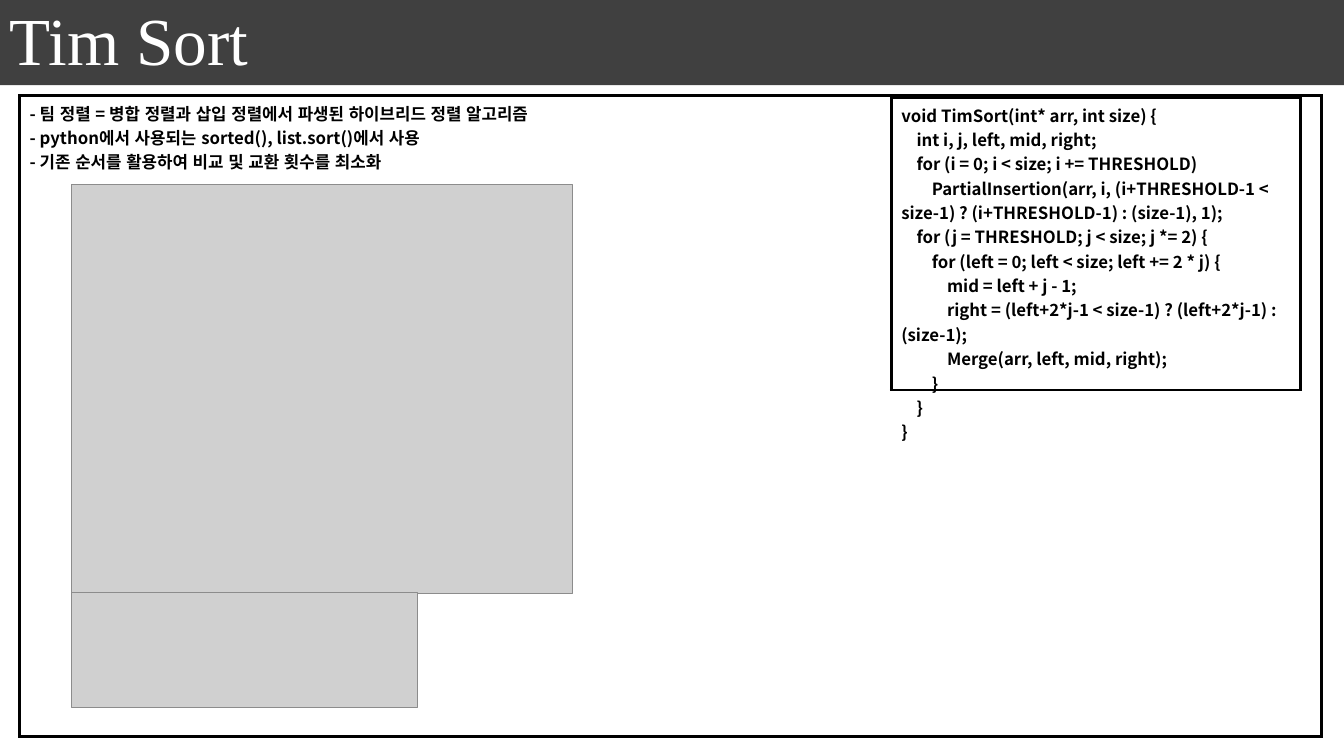
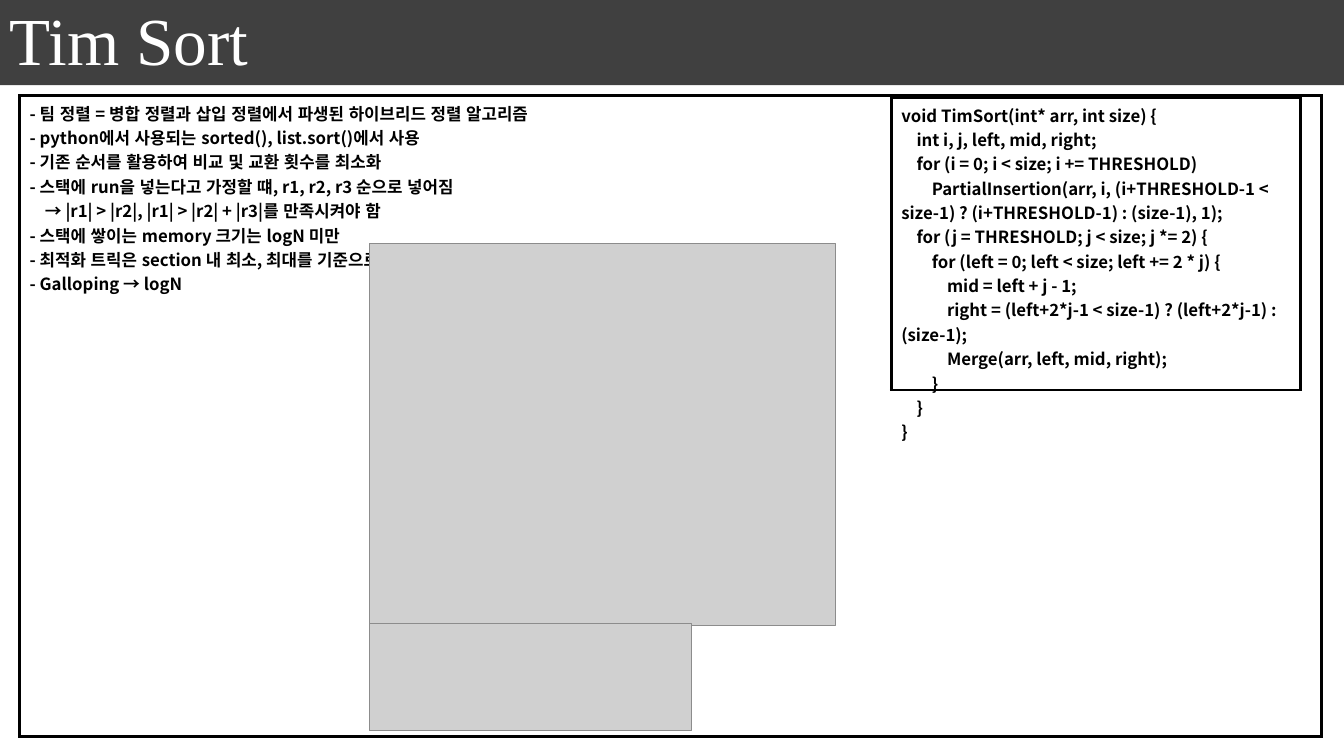
Before and after one commit to seonghokim/Study, a slide deck: slide 8 of Algorithm in c.pptx. Drawn at 1344x756 pixels with LibreOffice and Linux fonts; fonts in the diff are those of the drawing; grey boxes stand for pictures. Boxes give left, top, right and bottom in pixels: in the first picture for what was removed or moved away, otherwise in the second. Text is boxed around its words. In the diff, an @@ line names an element or a change of style, - is before the commit and + after.

```diff
--- a/Algorithm in c.pptx
+++ b/Algorithm in c.pptx
@@ table at <box>19,96,1322,737</box> @@
-row 1, column 1: - 팀 정렬 = 병합 정렬과 삽입 정렬에서 파생된 하이브리드 정렬 알고리즘 / - python에서 사용되는 sorted(), list.sort()에서 사용 / - 기존 순서를 활용하여 비교 및 교환 횟수를 최소화
+row 1, column 1: - 팀 정렬 = 병합 정렬과 삽입 정렬에서 파생된 하이브리드 정렬 알고리즘 / - python에서 사용되는 sorted(), list.sort()에서 사용 / - 기존 순서를 활용하여 비교 및 교환 횟수를 최소화 / - 스택에 run을 넣는다고 가정할 떄, r1, r2, r3 순으로 넣어짐 / → |r1| > |r2|, |r1| > |r2| + |r3|를 만족시켜야 함 / - 스택에 쌓이는 memory 크기는 logN 미만 / - 최적화 트릭은 section 내 최소, 최대를 기준으로 다른 section 내 범위를 구분함 / - Galloping → logN
@@ picture: place and size @@
-picture at <box>72,185,573,594</box>
+picture at <box>370,244,837,626</box>
@@ picture: place and size @@
-picture at <box>72,593,417,708</box>
+picture at <box>370,624,692,731</box>
```
Also in this commit, not shown: 5 other slides changed, 3 slides added, 3 slides removed, 4 other files.
